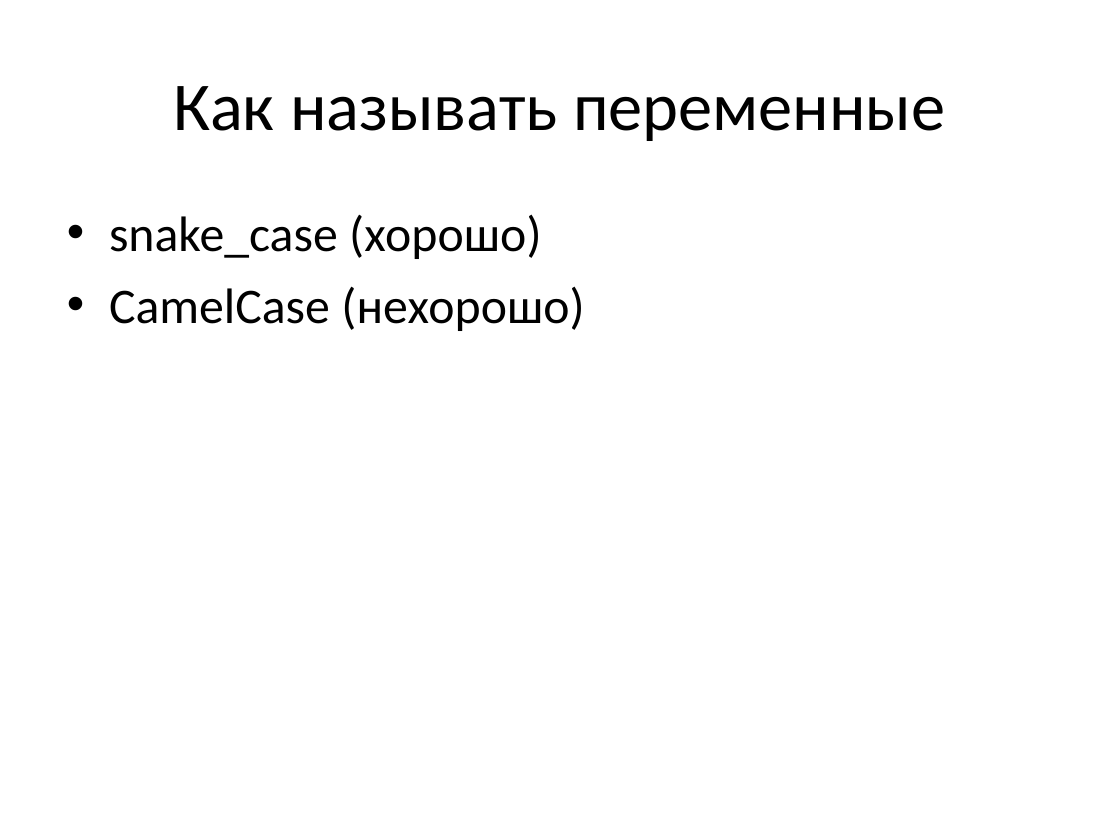
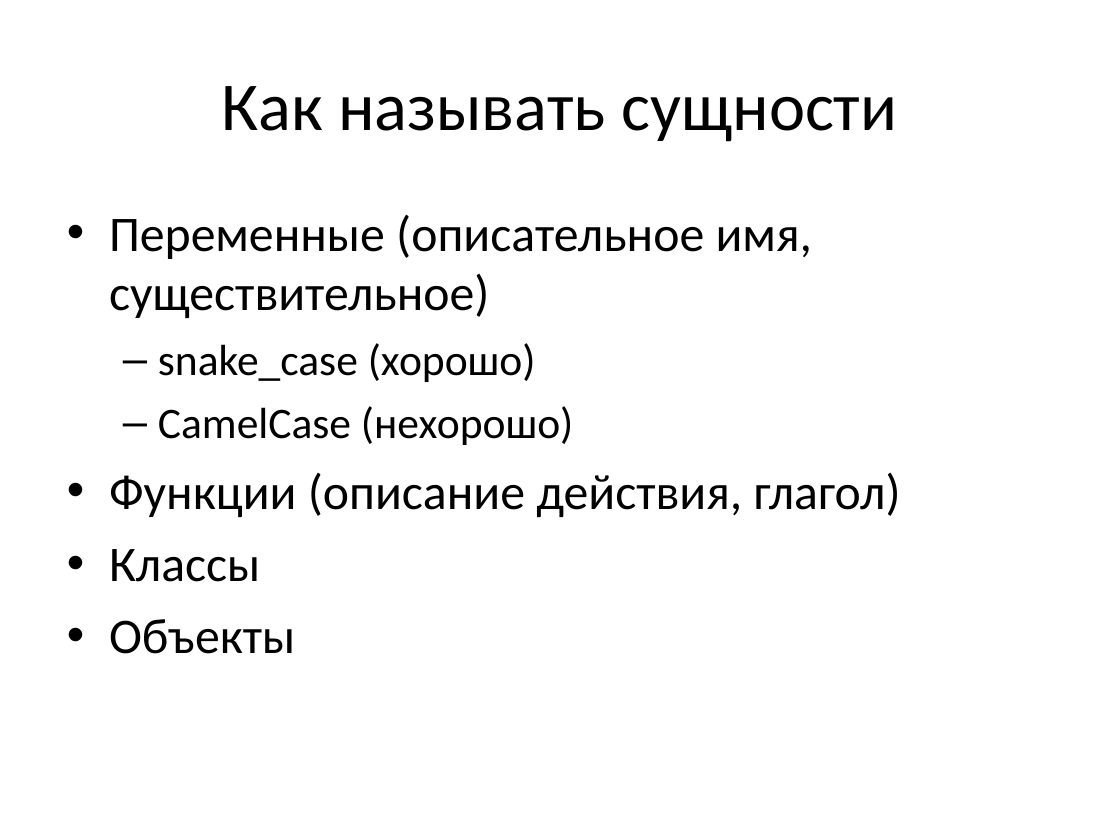
Before and after one commit to CyberLympha/Data-Science-Course, a slide deck: slide 11 of презентации/Язык программирования python.ppt (slide 10 before the commit). Drawn at 1120x840 pixels with LibreOffice and Linux fonts; fonts in the diff are those of the drawing. Boxes give left, top, right and bottom in pixels: in the first picture for what was removed or moved away, otherwise in the second. Text is boxed around its words. In the diff, an @@ line names an element or a change of style, - is before the commit and + after.

```diff
--- a/презентации/Язык программирования python.ppt
+++ b/презентации/Язык программирования python.ppt
@@ title at (x1=221, y1=86, x2=897, y2=142): text changed @@
-Как называть переменные
+Как называть сущности
@@ text at (x1=109, y1=215, x2=813, y2=319): paragraph added @@
+• Переменные (описательное имя, существительное)
@@ text at (x1=158, y1=343, x2=574, y2=445): size 32 to 28 pt in "snake_case (хорошо)", "CamelCase (нехорошо)"; bullet • to –; list level 1 to 2 in "snake_case (хорошо)"; list level 1 to 2 in "CamelCase (нехорошо)" @@
@@ text at (x1=109, y1=472, x2=901, y2=654): paragraphs added @@
+• Функции (описание действия, глагол)
+• Классы
+• Объекты
```
Also in this commit, not shown: 6 other slides changed, 7 slides added, 1 slide removed, 2 other files.
